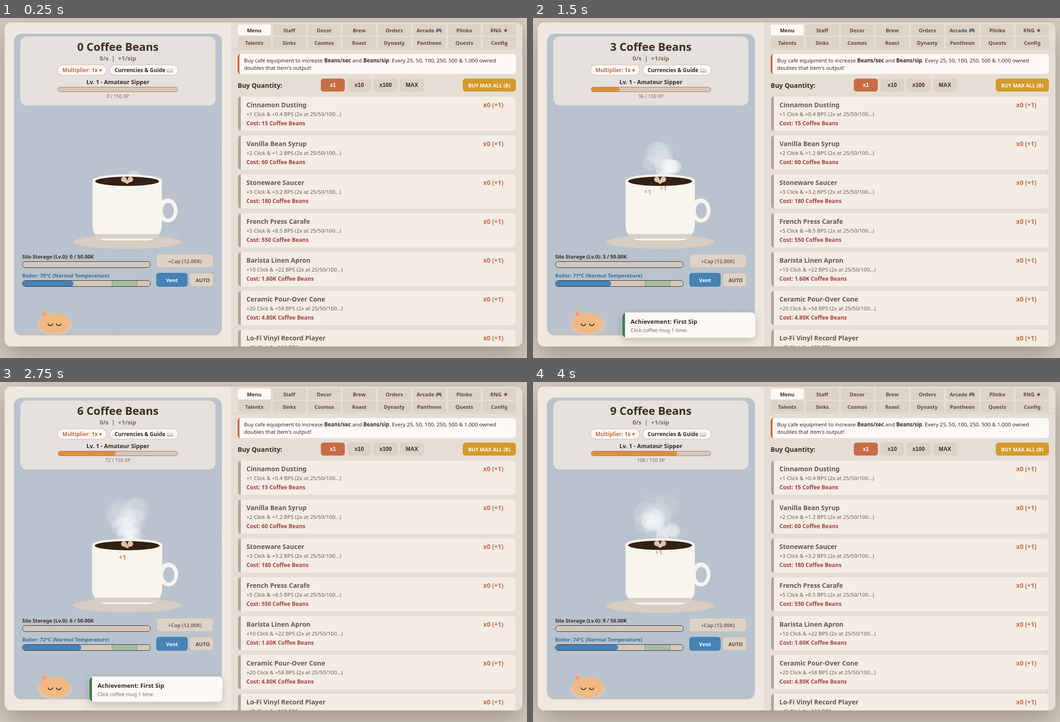
Above: before the commit, frames 1-4 (two rows, left to right).
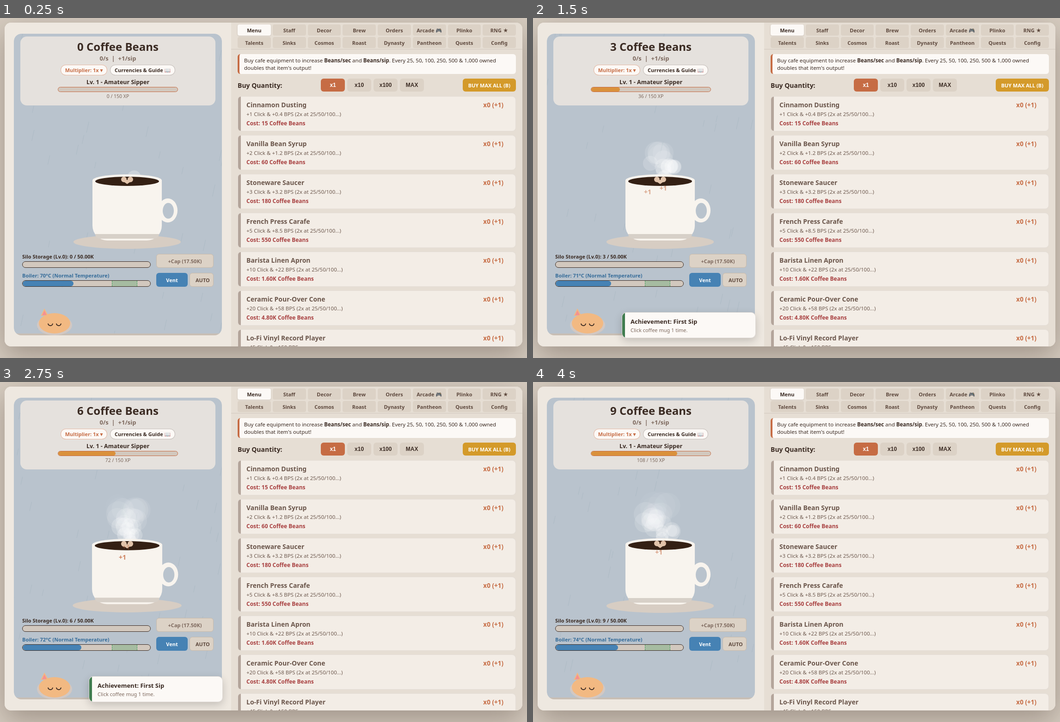
Above: after the commit, the same moments.

Repository: caarsonl/Cafe_Clicker
Game: browser game, page index.html
Two runs of this game, one before a commit and one after it. Both use one fixed random seed, a clock stepped at 60 frames per second and the inputs below.
Inputs (mouse positions are in pixels of both pictures, inside the frame that each line leads up to):
- Up to frame 1 (0.25 s): no input
- Up to frame 2 (1.5 s): click (648, 184) at 0.27 s; hold Right from 1.03 s (still down); click (648, 215) at 1.07 s; tap Space at 1.1 s
- Up to frame 3 (2.75 s): release Right at 1.53 s; hold Down 1.58-1.85 s; tap Space at 1.6, 2.1, 2.6 s; click (73, 518) at 1.67 s; hold Left 1.9-2.47 s; click (158, 504) at 2.27 s; hold Up from 2.52 s (still down)
- Up to frame 4 (4 s): release Up at 2.82 s; click (680, 609) at 2.87 s; hold Right 2.87-3.53 s; tap Space at 3.1, 3.6 s; click (596, 623) at 3.47 s; hold Up 3.58-3.82 s; hold Left from 3.87 s (still down)

The runs differ from the first frame. In frame 1, 0.2% of the frame differs, in the area x 10-37%, y 13-73%; in frame 2, 0.2%; in frame 3, 0.2%; in frame 4, 0.2%.

Commit message:
0.7

Diff:
--- a/game.js
+++ b/game.js
@@ -2424,6 +2424,7 @@
 class GameState {
   constructor() {
     // Settings
+    this.saveDirty = false;
     this.sfxEnabled = true;
     this.sfxVolume = 1.0;
     this.rainEnabled = true;
@@ -2719,7 +2720,7 @@
   // --- Economy & Multiplier Calculations ---
 
   getMaxStorage() { return 50000.0 * Math.pow(4.5, this.siloLevel); }
-  getSiloUpgradeCost() { return 12000.0 * Math.pow(4.6, this.siloLevel); }
+  getSiloUpgradeCost() { return Math.floor(this.getMaxStorage() * 0.35); }
   getStaffCost(st) { return Math.max(10.0, st.baseCost * Math.pow(1.30, st.level)); }
   getRoasteryCost(upg) { return Math.max(1, Math.floor(upg.baseCost * Math.pow(1.40, upg.count))); }
 
@@ -3336,7 +3337,9 @@
   }
 
   // --- Save & Load (LocalStorage with 15-Tier RNG & Crafted Gear Support) ---
-
+  markDirty() {
+    this.saveDirty = true;
+  }
   saveGame() {
     const plinkoRefunds = this.plinko ? this.plinko.getPendingRefundsByCurrency() : {};
     const rngRefunds = this.rng ? this.rng.getPendingRefunds() : {};
@@ -3429,6 +3432,7 @@
   loadGame() {
     try {
       const raw = localStorage.getItem("rainy_cafe_grand_master_save");
+      this.saveDirty = false;
       if (!raw) return;
       const data = JSON.parse(raw);
 
@@ -4946,10 +4950,21 @@
       ctx.lineTo(cx, foamY + 10 * this.scaleY);
       ctx.closePath();
       ctx.fill();
+    } else if (this.latteStage <= 2) {
+      for (let tier = -1; tier <= 1; tier++) {
+        ctx.beginPath();
+        ctx.ellipse(cx, foamY + 2 + tier * 3, (16 - Math.abs(tier) * 4) * this.scaleX, 3.5 * this.scaleY, 0, 0, Math.PI * 2);
+        ctx.fill();
+      }
+    } else if (this.latteStage <= 4) {
+      drawGoldenSparkle(ctx, cx, foamY + 2, 11 * this.scaleX, COLORS.goldHover);
     } else {
+      ctx.strokeStyle = COLORS.goldHover;
+      ctx.lineWidth = 2.5;
       ctx.beginPath();
-      ctx.arc(cx, foamY + 2, 12, 0, Math.PI * 2);
-      ctx.fill();
+      ctx.ellipse(cx, foamY + 2, 22 * this.scaleX, 6 * this.scaleY, 0, 0, Math.PI * 1.75);
+      ctx.stroke();
+      drawGoldenSparkle(ctx, cx, foamY + 2, 9 * this.scaleX, "#ffffff");
     }
 
     for (const p of this.popups) p.draw(ctx);
@@ -5411,6 +5426,10 @@
 // 12. RESPONSIVE VIEWPORT AUTO-SCALING & 60FPS BOOTSTRAP LOOP
 // =============================================================================
 
+// =============================================================================
+// 12. RESPONSIVE VIEWPORT AUTO-SCALING & RELIABLE AUTO-SAVE 60FPS LOOP
+// =============================================================================
+
 function fitGameToViewport() {
   const container = document.getElementById("game-container");
   if (!container) return;
@@ -5428,6 +5447,11 @@
   const game = new GameState();
   let lastTime = performance.now();
   let saveTimer = 0.0;
+  let dirtySaveTimer = 0.0;
+
+  // Mark save dirty on any click or key press inside the game
+  window.addEventListener("pointerdown", () => game.markDirty());
+  window.addEventListener("keydown", () => game.markDirty());
 
   function loop(now) {
     const dt = Math.min((now - lastTime) / 1000.0, 0.1);
@@ -5437,15 +5461,33 @@
     game.drawSceneCanvas();
     game.refreshDOM();
 
+    // Flush dirty changes within 1.5s, and force a full background save every 5s
     saveTimer += dt;
-    if (saveTimer >= 30.0) {
+    if (game.saveDirty) {
+      dirtySaveTimer += dt;
+      if (dirtySaveTimer >= 1.5) {
+        dirtySaveTimer = 0.0;
+        saveTimer = 0.0;
+        game.saveGame();
+      }
+    }
+    if (saveTimer >= 5.0) {
       saveTimer = 0.0;
+      dirtySaveTimer = 0.0;
       game.saveGame();
     }
 
     requestAnimationFrame(loop);
   }
 
+  // Reliable cross-browser save hooks (Safari iPadOS/iOS + Desktop)
+  window.addEventListener("pagehide", () => game.saveGame());
   window.addEventListener("beforeunload", () => game.saveGame());
+  document.addEventListener("visibilitychange", () => {
+    if (document.visibilityState === "hidden") {
+      game.saveGame();
+    }
+  });
+
   requestAnimationFrame(loop);
 });
--- a/style.css
+++ b/style.css
@@ -110,13 +110,15 @@
 .hud-pill {
   cursor: pointer;
   font-family: inherit;
-  font-size: 11.5px;
+  font-size: 11px;
   font-weight: 700;
   color: #c66c44;
-  padding: 3px 10px;
+  padding: 3px 9px;
   border-radius: 12px;
   background-color: #fcf9f6;
   border: 1px solid rgba(198, 108, 68, 0.45);
+  white-space: nowrap;
+  flex-shrink: 0;
   transition: background-color 0.12s, transform 0.08s;
 }
 
